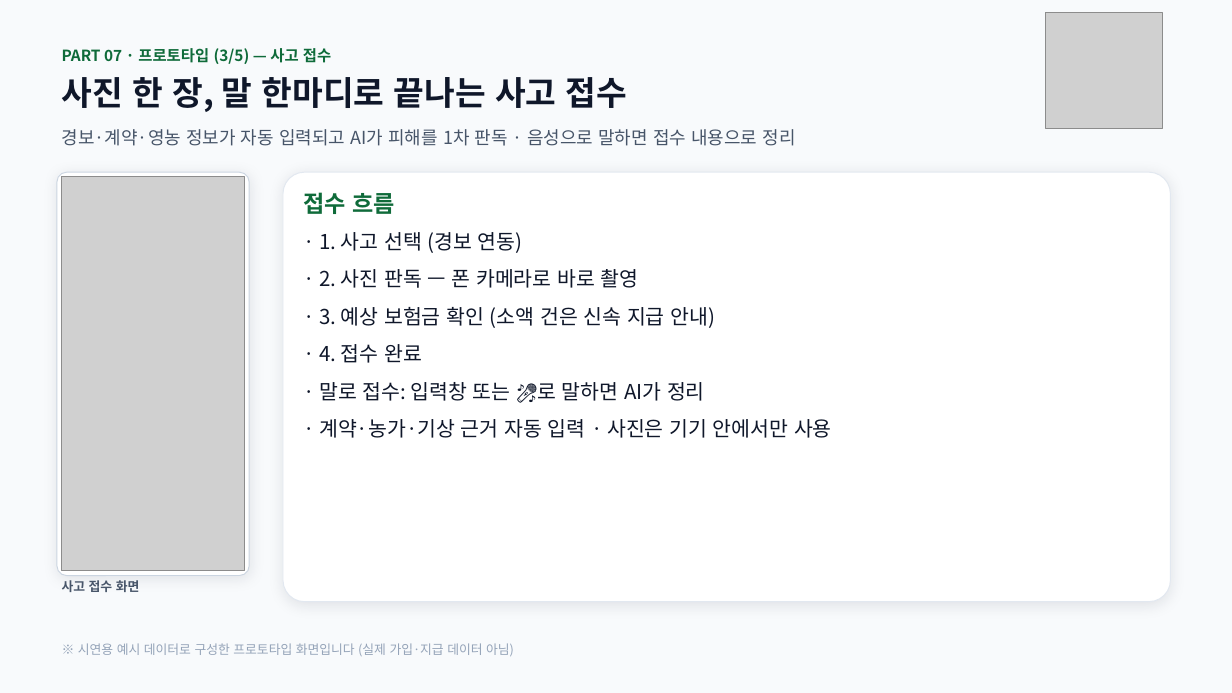
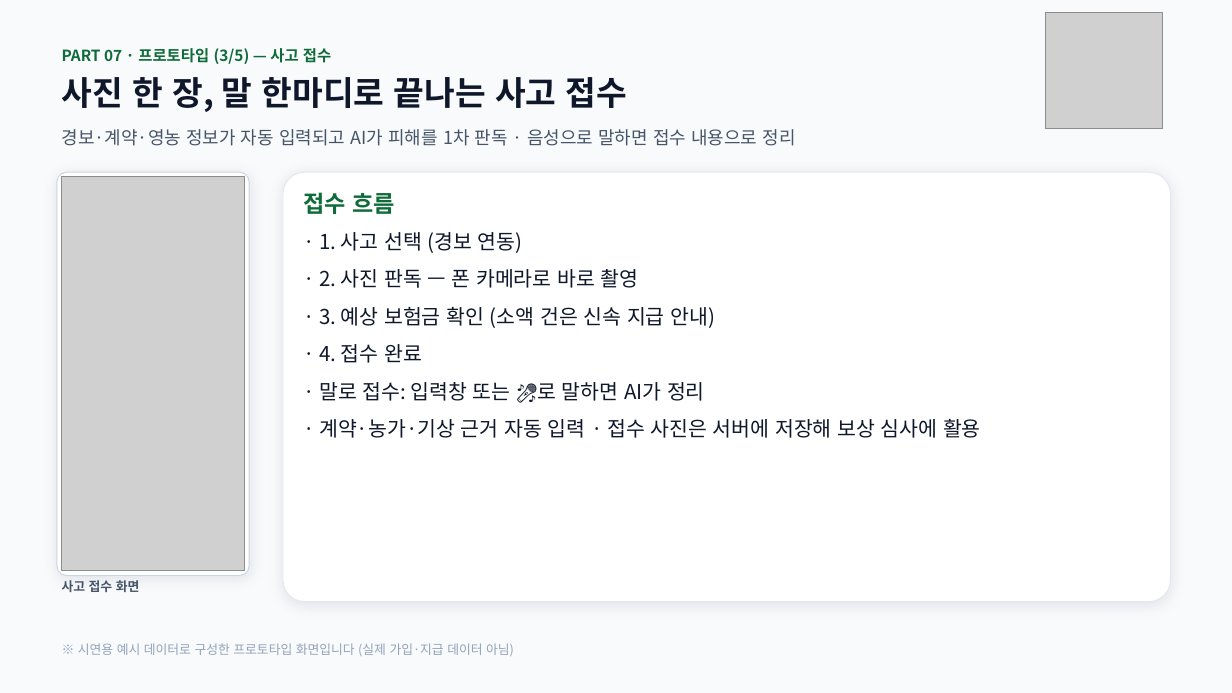
Before and after one commit to yurimingly/policy-insurance, a slide deck: slide 3 of prototype_5slides.pptx. Drawn at 1232x693 pixels with LibreOffice and Linux fonts; fonts in the diff are those of the drawing; grey boxes stand for pictures. Boxes give left, top, right and bottom in pixels: in the first picture for what was removed or moved away, otherwise in the second. Text is boxed around its words. In the diff, an @@ line names an element or a change of style, - is before the commit and + after.

```diff
--- a/prototype_5slides.pptx
+++ b/prototype_5slides.pptx
@@ text at [319,419,981,438]: text changed @@
-· 계약·농가·기상 근거 자동 입력 · 사진은 기기 안에서만 사용
+· 계약·농가·기상 근거 자동 입력 · 접수 사진은 서버에 저장해 보상 심사에 활용
```
Also in this commit, not shown: 1 other file.
